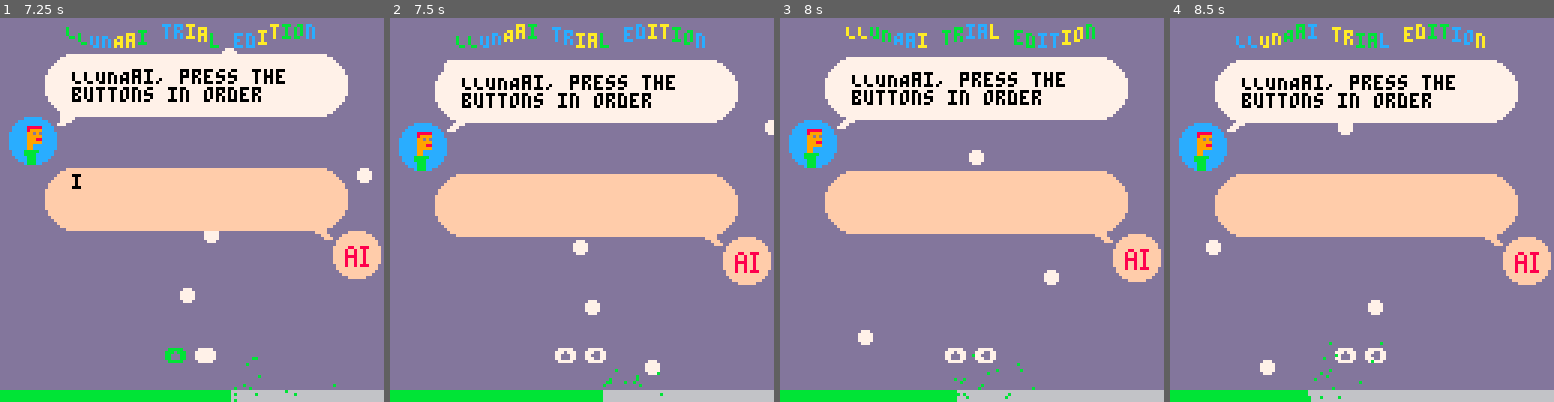
Above: before the commit, frames 1-4 (left to right).
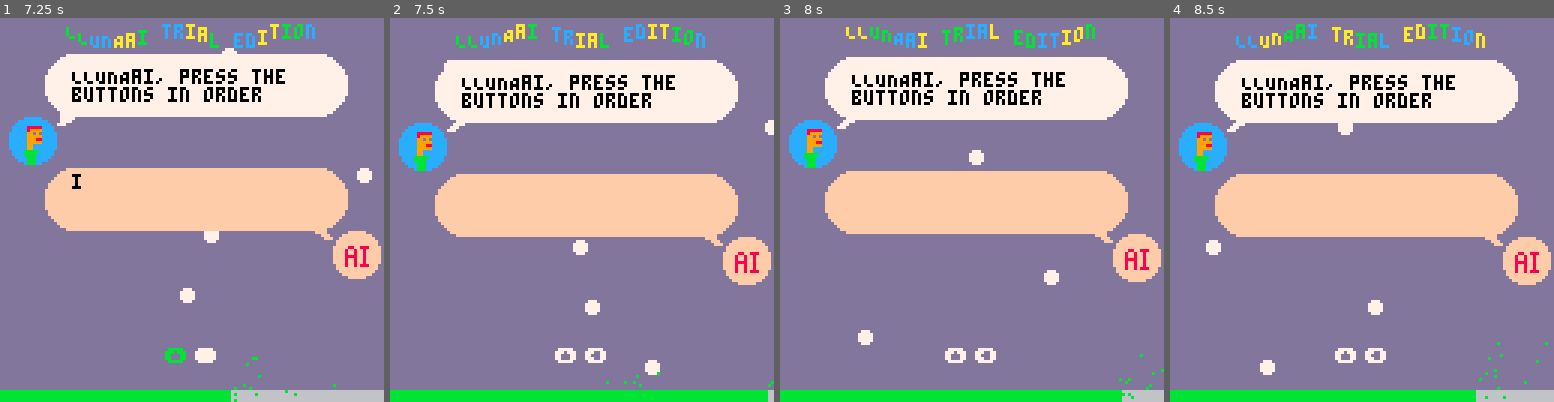
Above: after the commit, the same moments.

Repository: galman33/ggj2025
Game: PICO-8 cartridge ggj2025.p8
Same seed, same stepped clock (60 frames per second), same inputs: the game is played once before the commit and once after it.
Inputs:
- Up to frame 1 (7.25 s): tap X (X key) at 0.33, 1.07, 1.85, 2.97, 4.08, 5.2, 6.32 s; tap O (Z key) at 0.7, 1.7, 2.1, 2.5, 2.9, 3.3, 3.7, 4.1, 4.5, 4.9, 5.3, 5.7, 6.1, 6.5, 6.9 s; hold Right 1.6-2.1 s; hold Up 2.15-2.42 s; hold Right 2.47-3.03 s; hold Left 3.08-3.58 s; hold Down 3.63-3.97 s; hold Right 4.02-4.68 s; hold Up 4.73-5.03 s; hold Left 5.08-5.68 s; hold Down 5.73-6.03 s; hold Right 6.08-6.58 s; hold Right 6.63-7.13 s; hold Up from 7.18 s (still down)
- Up to frame 2 (7.5 s): tap O (Z key) at 7.3 s; tap X (X key) at 7.43 s; release Up at 7.45 s
- Up to frame 3 (8 s): hold Right from 7.5 s (still down); tap O (Z key) at 7.7 s
- Up to frame 4 (8.5 s): release Right at 8.07 s; tap O (Z key) at 8.1 s; hold Left from 8.12 s (still down)

Frame 1 is identical in both runs. In frame 2, 1.4% of the frame differs, in the area x 55-100%, y 91-100%; in frame 3, 1.4%; in frame 4, 1.5%, in the area x 35-99%, y 84-100%.

Commit message:
reset time

Diff:
--- a/main.lua
+++ b/main.lua
@@ -247,7 +247,7 @@
 
             --should_play_sound = true
             sequence_wrong = true
-            --time_left = total_time
+            time_left = total_time
         end
 
         if should_play_sound != bubble2_sound_playing then
--- a/transition.lua
+++ b/transition.lua
@@ -33,7 +33,6 @@
                 if transition_out then
                     tt = transition_mid_duration - (tt - transition_mid_duration)
                 end
-                --fillp(0b0011001111001100)
                 circfill(x * spacing, (y + (x % 2) * 0.5) * spacing, tt * 30, 0)
                 fillp()
             end
